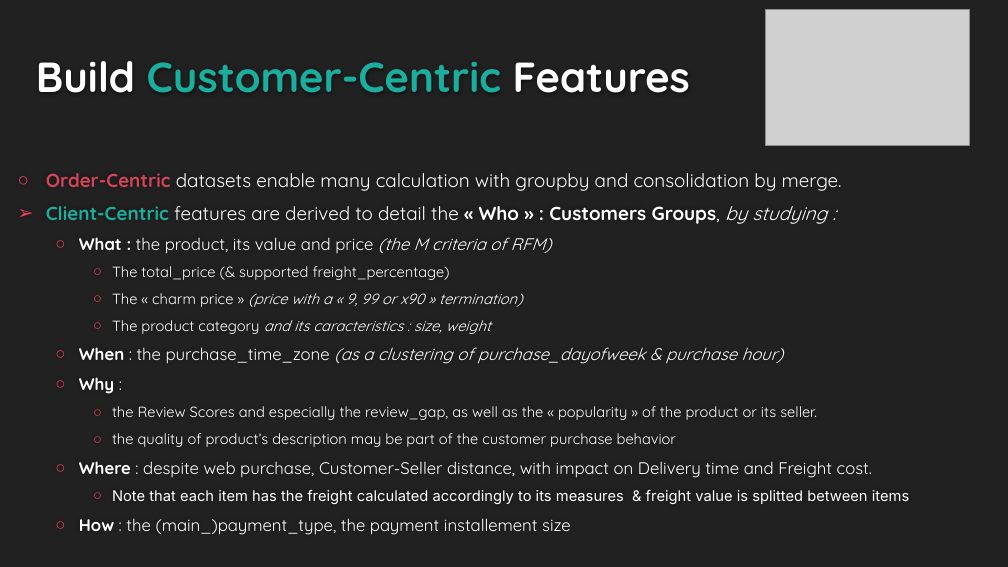
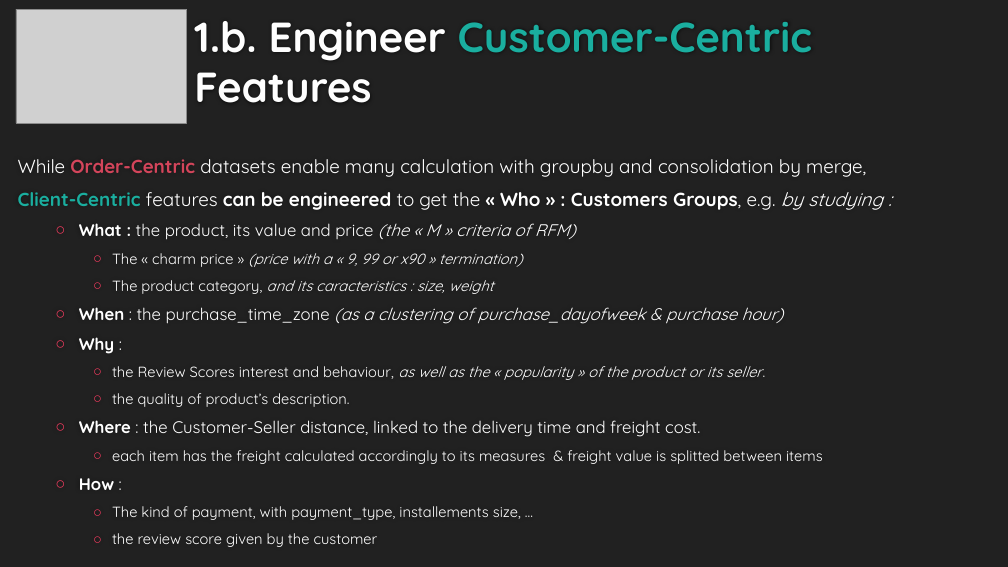
Before and after one commit to EtienneLardeur/P5_CustomerSegmentation, a slide deck: slide 4 of P5Olist_Présentation_initiale.pptx. Drawn at 1008x567 pixels with LibreOffice and Linux fonts; fonts in the diff are those of the drawing; grey boxes stand for pictures; background and template pictures are left out. Boxes give left, top, right and bottom in pixels: in the first picture for what was removed or moved away, otherwise in the second. Text is boxed around its words. In the diff, an @@ line names an element or a change of style, - is before the commit and + after.

```diff
--- a/P5Olist_Présentation_initiale.pptx
+++ b/P5Olist_Présentation_initiale.pptx
@@ picture: place and size @@
-picture at [766,9,969,145]
+picture at [16,9,187,123]
@@ title at [194,21,812,103]: text changed; text colour #1AAE9F to #FEFEFE @@
-Build Customer-Centric Features
+1.b. Engineer Customer-Centric Features
@@ text at [18,159,883,240]: text changed @@
-○ Order-Centric datasets enable many calculation with groupby and consolidation by merge.
-➢ Client-Centric features are derived to detail the « Who » : Customers Groups, by studying :
-  ○ What : the product, its value and price (the M criteria of RFM)
-    ○ The total_price (& supported freight_percentage)
+While Order-Centric datasets enable many calculation with groupby and consolidation by merge,
+Client-Centric features can be engineered to get the « Who » : Customers Groups, e.g. by studying :
+  ○ What : the product, its value and price (the « M » criteria of RFM)
@@ text at [112,280,494,294]: text changed @@
-    ○ The product category and its caracteristics : size, weight
+    ○ The product category, and its caracteristics : size, weight
@@ text at [79,366,823,547]: text changed @@
-    ○ the Review Scores and especially the review_gap, as well as the « popularity » of the product or its seller.
-    ○ the quality of product’s description may be part of the customer purchase behavior
-  ○ Where : despite web purchase, Customer-Seller distance, with impact on Delivery time and Freight cost.
-    ○ Note that each item has the freight calculated accordingly to its measures & freight value is splitted between items
-  ○ How : the (main_)payment_type, the payment installement size
+    ○ the Review Scores interest and behaviour, as well as the « popularity » of the product or its seller.
+    ○ the quality of product’s description.
+  ○ Where : the Customer-Seller distance, linked to the delivery time and freight cost.
+    ○ each item has the freight calculated accordingly to its measures & freight value is splitted between items
+  ○ How :
+    ○ The kind of payment, with payment_type, installements size, …
+    ○ the review score given by the customer
```
Also in this commit, not shown: 5 other slides changed, 7 slides added, 4 slides removed, 6 other files.
